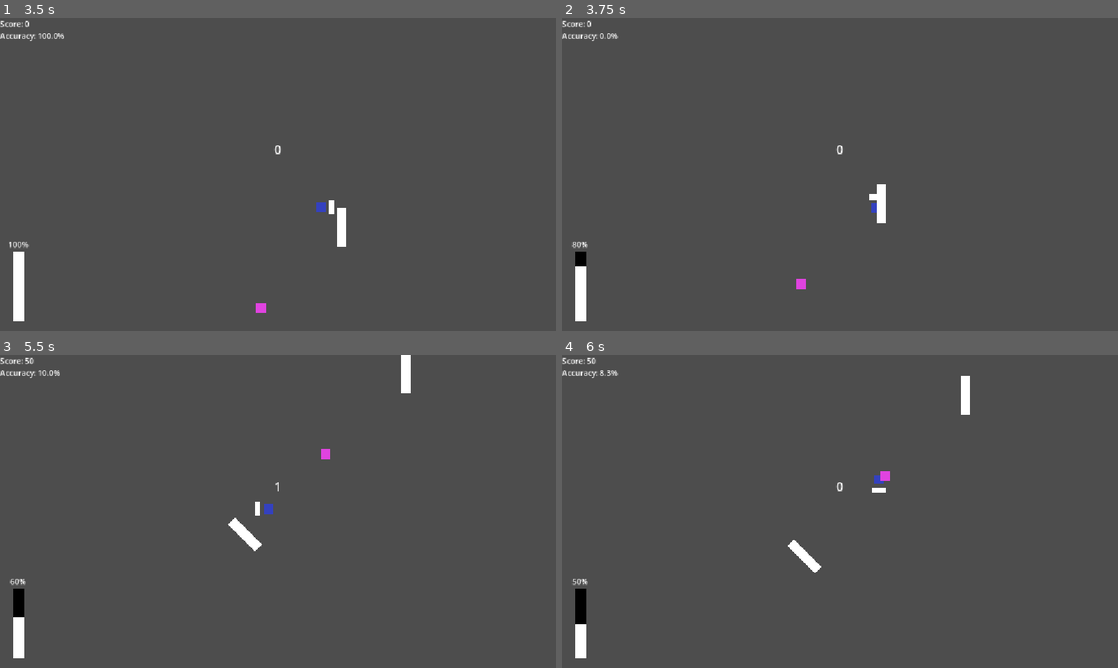
Above: before the commit, frames 1-4 (two rows, left to right).
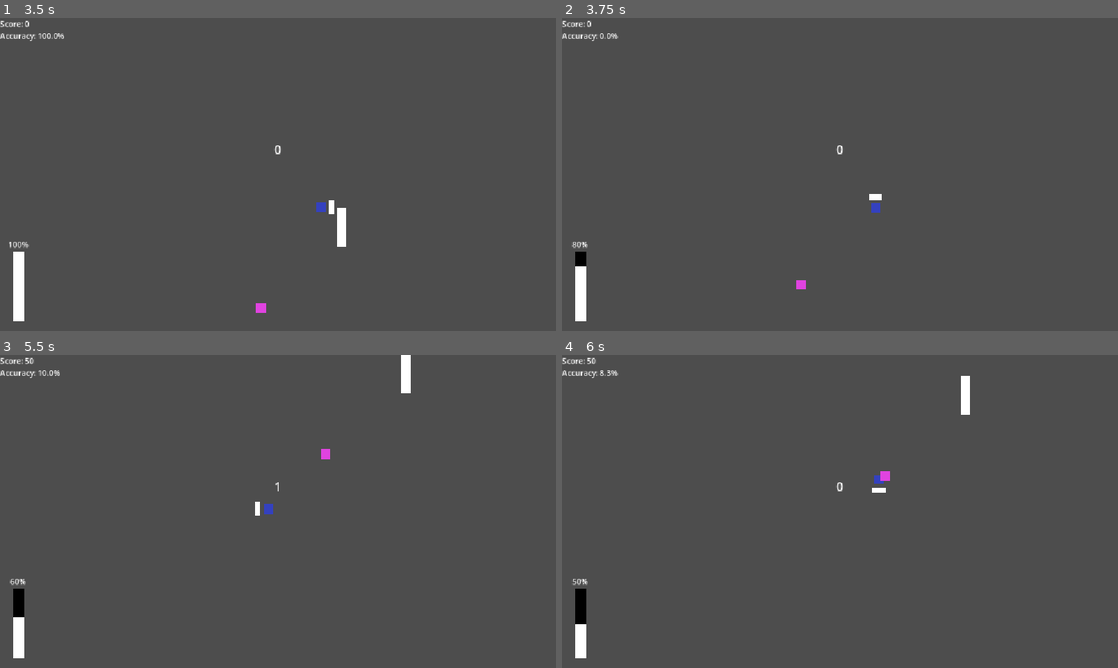
Above: after the commit, the same moments.

Repository: ftambler/godot-rythm-game
Game: Godot game, scene res://scenes/ui/Menu.tscn
Two runs of this game, one before a commit and one after it. Both use one fixed random seed, a clock stepped at 60 frames per second and the inputs below.
Inputs:
- Up to frame 1 (3.5 s): click "Play" at 0.5 s; tap Enter at 1.25 s; hold Right (shield_right) 1.28-2.03 s; hold Space (hit_orb) 1.28-2.03 s; hold Down (shield_down) 2.03-2.78 s; tap Space (hit_orb) at 2.1 s; hold Right (shield_right) from 2.78 s (still down); hold Space (hit_orb) from 2.78 s (still down)
- Up to frame 2 (3.75 s): release Right (shield_right) at 3.53 s; release Space (hit_orb) at 3.53 s; hold Up (shield_up) from 3.53 s (still down); tap Space (hit_orb) at 3.6 s
- Up to frame 3 (5.5 s): release Up (shield_up) at 4.28 s; hold Space (hit_orb) 4.28-5.03 s; hold Left (shield_left) from 4.28 s (still down); tap Space (hit_orb) at 5.1 s
- Up to frame 4 (6 s): release Left (shield_left) at 5.78 s; hold Down (shield_down) from 5.78 s (still down); hold Space (hit_orb) from 5.78 s (still down)

Frame 1 is identical in both runs. In frame 2, 0.2% of the frame differs, in the area x 42-59%, y 53-84%; in frame 3, 0.2%, in the area x 41-48%, y 52-63%; in frame 4, 0.2%.

Commit message:
Despawn wall on hit

Diff:
--- a/scripts/level/level_manager.gd
+++ b/scripts/level/level_manager.gd
@@ -43,6 +43,7 @@
 
 	_process_spawns()
 	_process_despawns()
+
 	if level_time >= level.song_duration:
 		_has_finished = true
 		level_finished.emit()
@@ -110,7 +111,7 @@
 
 
 func object_hit(object: Node) -> void:
-	if object is Orb:
+	if object is Orb or object is Wall:
 		for data in active_objects:
 			if active_objects[data] == object:
 				_despawn_object(data)
